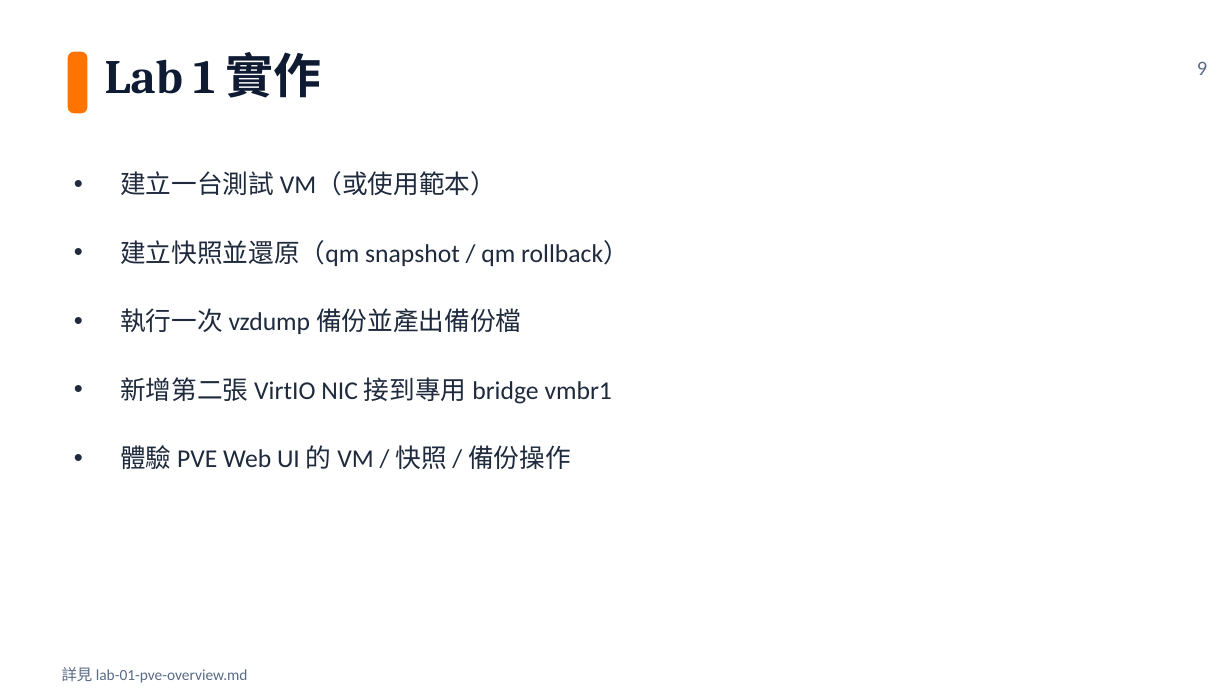
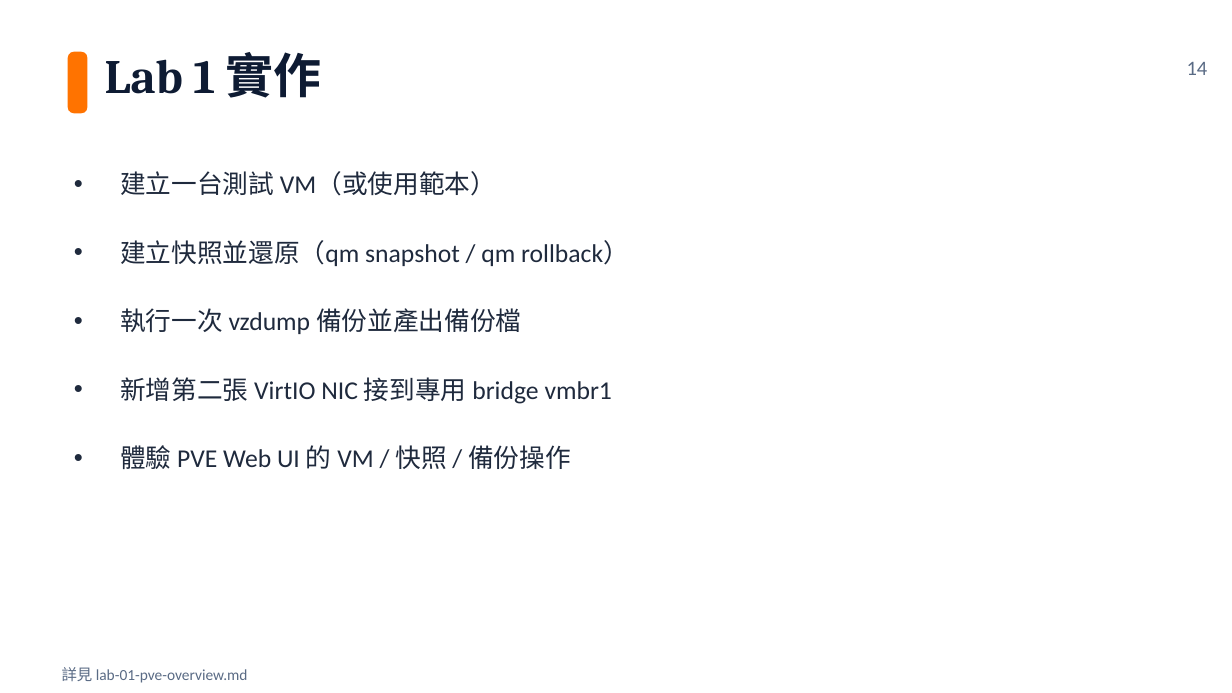
Before and after one commit to subirdkimo/k8s-course, a slide deck: slide 14 of 01-class-slides/class-01-pve-overview.pptx (slide 9 before the commit). Drawn at 1232x693 pixels with LibreOffice and Linux fonts; fonts in the diff are those of the drawing. Boxes give left, top, right and bottom in pixels: in the first picture for what was removed or moved away, otherwise in the second. Text is boxed around its words. In the diff, an @@ line names an element or a change of style, - is before the commit and + after.

```diff
--- a/01-class-slides/class-01-pve-overview.pptx
+++ b/01-class-slides/class-01-pve-overview.pptx
@@ text at <box>1187,62,1208,75</box>: text changed @@
-9
+14
```
Also in this commit, not shown: 7 other slides changed, 5 slides added, 7 other files.
